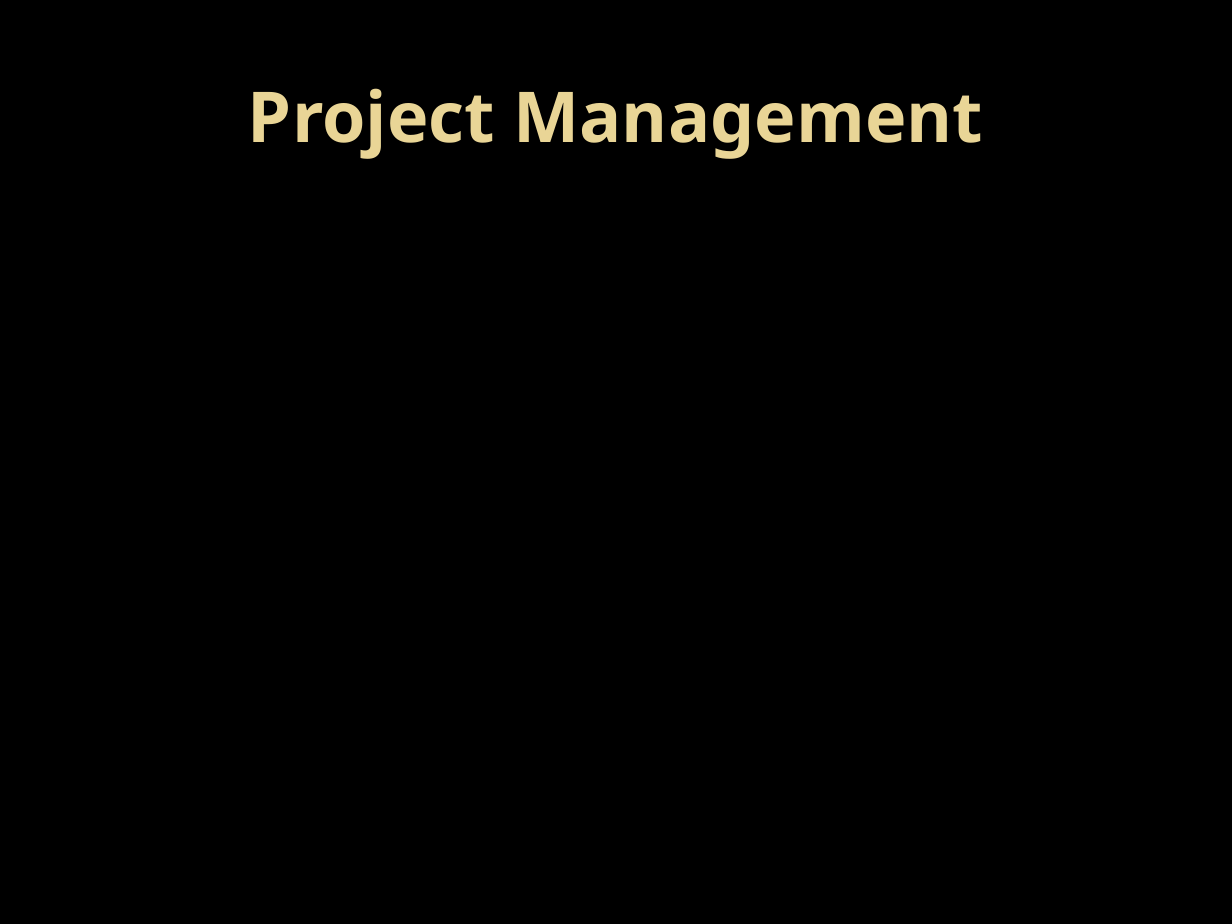
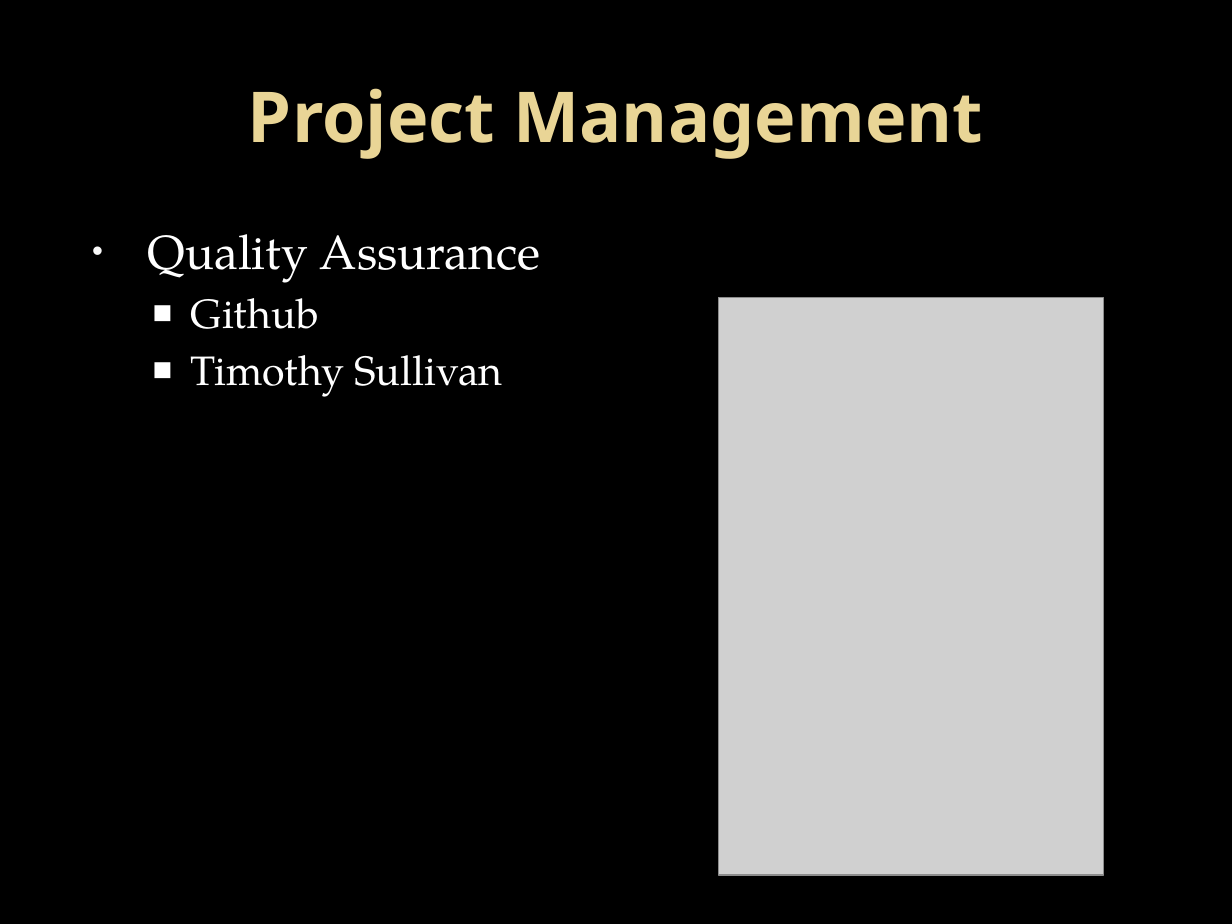
Before and after one commit to GroupIntensioMemoryGame/ProjectFiles, a slide deck: slide 5 of Delivery Briefing/Delivery Briefing.pptx. Drawn at 1232x924 pixels with LibreOffice and Linux fonts; fonts in the diff are those of the drawing; grey boxes stand for pictures; background and template pictures are left out. Boxes give left, top, right and bottom in pixels: in the first picture for what was removed or moved away, otherwise in the second. Text is boxed around its words. In the diff, an @@ line names an element or a change of style, - is before the commit and + after.

```diff
--- a/Delivery Briefing/Delivery Briefing.pptx
+++ b/Delivery Briefing/Delivery Briefing.pptx
@@ text added at (148,234,541,397), 24 pt, text #FFFFFF @@
+• Quality Assurance
+  ■ Github
+  ■ Timothy Sullivan
@@ picture added at (718,298,1103,876) @@
```
Also in this commit, not shown: 10 other slides changed, 5 slides added, 4 slides removed.
